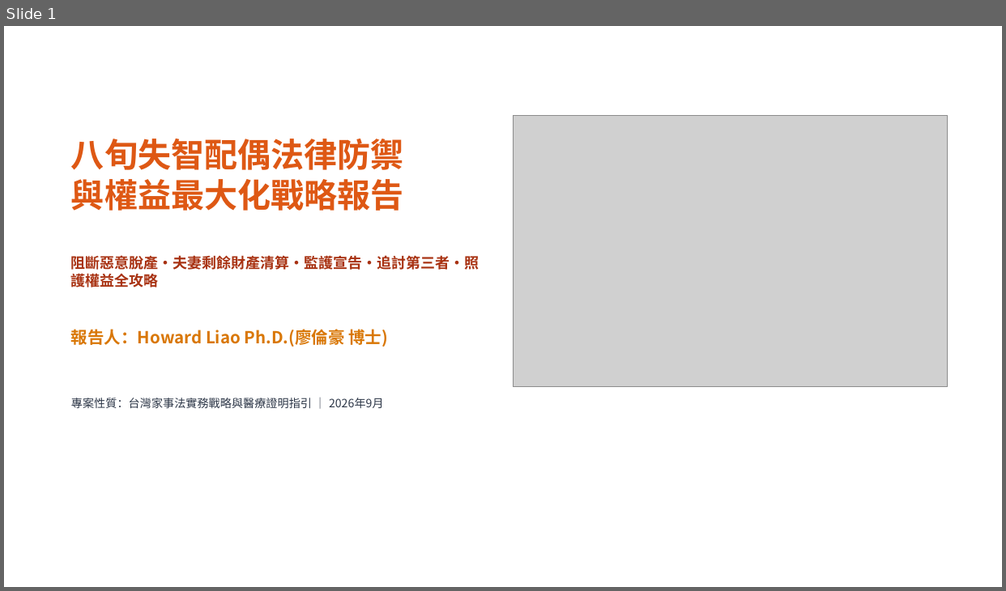
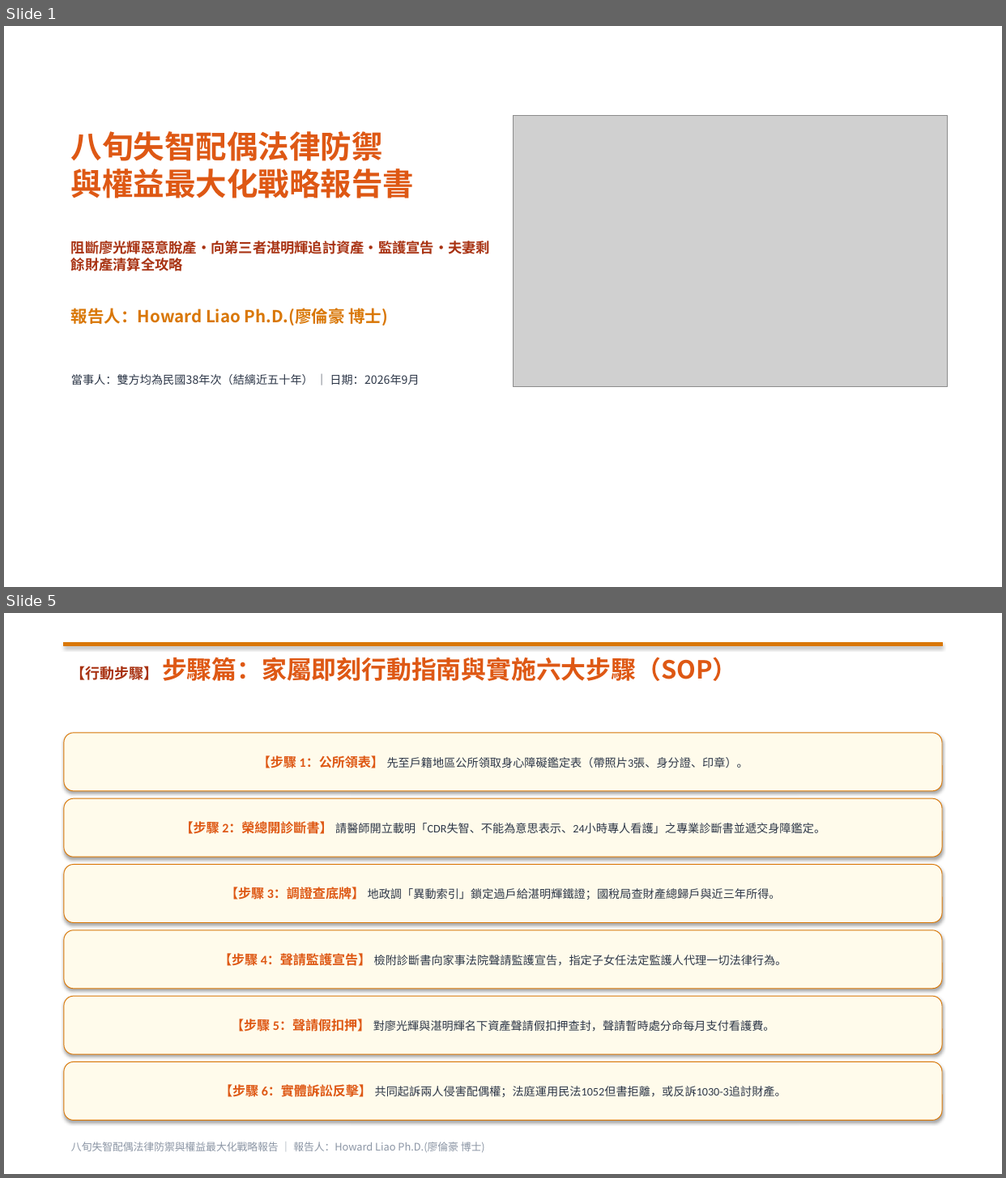
Before and after one commit to HowardLiao/HermesAgent, a slide deck: 3.住/legal_strategy_presentation.pptx. Shown one above the other, each under a label of ours: slide 1 before the commit, slides 1 and 5 after it; the slides between them are not shown. The pictures are 1006x591 and 1006x1178 pixels, drawn with LibreOffice and Linux fonts; fonts in the diff are those of the drawing; grey boxes stand for pictures. Boxes give left, top, right and bottom in pixels: in the first picture for what was removed or moved away, otherwise in the second. Text is boxed around its words. In the diff, an @@ line names an element or a change of style, - is before the commit and + after.

Commit message:
feat: complete legal strategy report for Liao Kuang-Hui and Chan Ming-Hui case

```diff
--- a/3.住/legal_strategy_presentation.pptx
+++ b/3.住/legal_strategy_presentation.pptx
@@ slide 5 added at <box>4,613,1002,1174</box>, background #FFFFFF @@
@@ rectangle added at <box>64,643,942,646</box>, fill #D97706, outline #D97706 0.75 pt @@
@@ text added at <box>71,657,737,681</box>, 24 pt, text #DE5814, bold @@
+【行動步驟】 步驟篇：家屬即刻行動指南與實施六大步驟（SOP）
@@ rounded rectangle added at <box>64,733,942,791</box>, fill #FFFBEB, outline #D97706 0.75 pt, 11 pt, text #2D3748 @@
+【步驟 1：公所領表】 先至戶籍地區公所領取身心障礙鑑定表（帶照片3張、身分證、印章）。
@@ rounded rectangle added at <box>64,798,942,857</box>, fill #FFFBEB, outline #D97706 0.75 pt, 11 pt, text #2D3748 @@
+【步驟 2：榮總開診斷書】 請醫師開立載明「CDR失智、不能為意思表示、24小時專人看護」之專業診斷書並遞交身障鑑定。
@@ rounded rectangle added at <box>64,865,942,923</box>, fill #FFFBEB, outline #D97706 0.75 pt, 11 pt, text #2D3748 @@
+【步驟 3：調證查底牌】 地政調「異動索引」鎖定過戶給湛明輝鐵證；國稅局查財產總歸戶與近三年所得。
@@ rounded rectangle added at <box>64,931,942,989</box>, fill #FFFBEB, outline #D97706 0.75 pt, 11 pt, text #2D3748 @@
+【步驟 4：聲請監護宣告】 檢附診斷書向家事法院聲請監護宣告，指定子女任法定監護人代理一切法律行為。
@@ rounded rectangle added at <box>64,996,942,1054</box>, fill #FFFBEB, outline #D97706 0.75 pt, 11 pt, text #2D3748 @@
+【步驟 5：聲請假扣押】 對廖光輝與湛明輝名下資產聲請假扣押查封，聲請暫時處分命每月支付看護費。
@@ rounded rectangle added at <box>64,1063,942,1121</box>, fill #FFFBEB, outline #D97706 0.75 pt, 11 pt, text #2D3748 @@
+【步驟 6：實體訴訟反擊】 共同起訴兩人侵害配偶權；法庭運用民法1052但書拒離，或反訴1030-3追討財產。
@@ text added at <box>71,1142,485,1152</box>, 10 pt, text #8C96A5 @@
+八旬失智配偶法律防禦與權益最大化戰略報告 ｜ 報告人：Howard Liao Ph.D.(廖倫豪 博士)
@@ slide 1 changed as well @@
@@ text "八旬失智配偶法律防禦 與權益最大化戰略報告書": place and size @@
-text "八旬失智配偶法律防禦 與權益最大化戰略報告書" at <box>71,139,479,408</box>
+text "八旬失智配偶法律防禦 與權益最大化戰略報告書" at <box>71,131,490,385</box>
@@ text at <box>71,131,490,271</box>: text changed; size 14 to 13.5 pt @@
-八旬失智配偶法律防禦
-與權益最大化戰略報告
-阻斷惡意脫產・夫妻剩餘財產清算・監護宣告・追討第三者・照護權益全攻略
+八旬失智配偶法律防禦
+與權益最大化戰略報告書
+阻斷廖光輝惡意脫產・向第三者湛明輝追討資產・監護宣告・夫妻剩餘財產清算全攻略
@@ text at <box>71,308,388,326</box>: less space between paragraphs @@
@@ text at <box>71,374,419,385</box>: text changed @@
-專案性質：台灣家事法實務戰略與醫療證明指引 ｜ 2026年9月
+當事人：雙方均為民國38年次（結縭近五十年） ｜ 日期：2026年9月
```
Also in this commit, not shown: 2 other slides changed, 1 other slide added, 4 slides removed, 3 other files.
